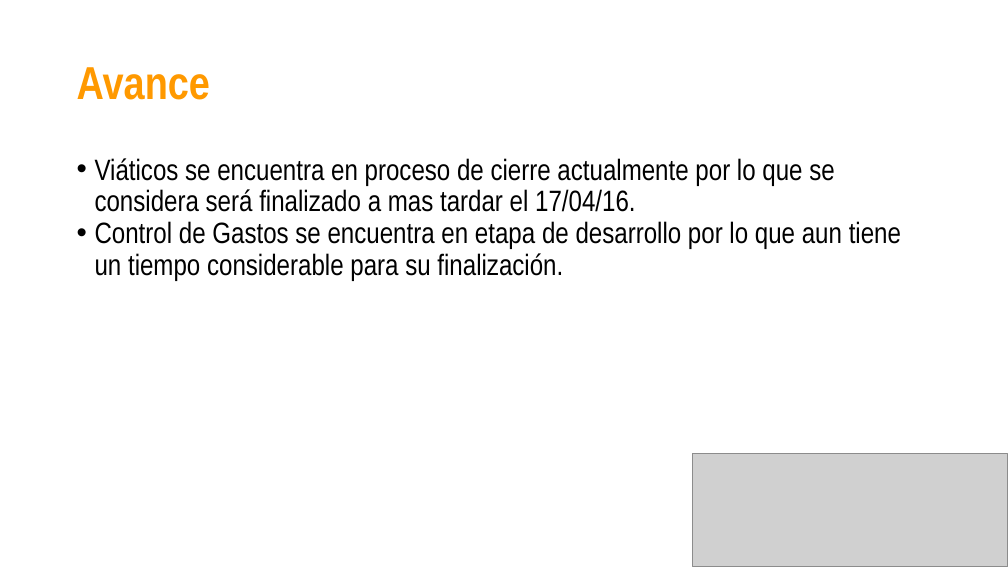
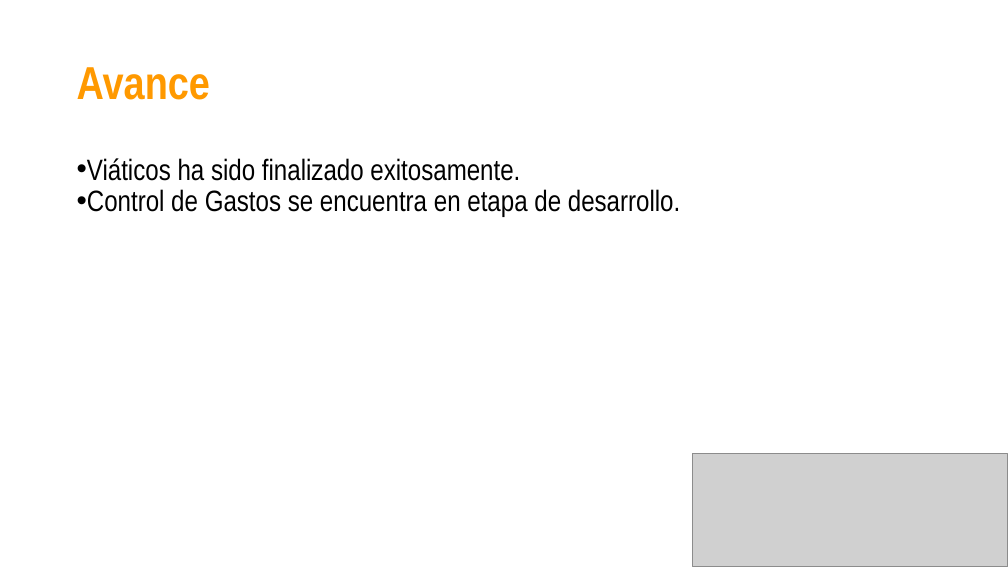
Before and after one commit to jovannyzepeda/Bisoltec, a slide deck: slide 3 of Organizacional/06. Medición y Monitoreo/2016/Bisoltec-ReporteMonitoreo.pptx. Drawn at 1008x567 pixels with LibreOffice and Linux fonts; fonts in the diff are those of the drawing; grey boxes stand for pictures. Boxes give left, top, right and bottom in pixels: in the first picture for what was removed or moved away, otherwise in the second. Text is boxed around its words. In the diff, an @@ line names an element or a change of style, - is before the commit and + after.

Commit message:
revision de documentos necesarios para la elaboración de acciones correctivas, reporte de monitoreo minuta y concentrado de metricas

```diff
--- a/Organizacional/06. Medición y Monitoreo/2016/Bisoltec-ReporteMonitoreo.pptx
+++ b/Organizacional/06. Medición y Monitoreo/2016/Bisoltec-ReporteMonitoreo.pptx
@@ text at (87,158,680,217): text changed @@
-• Viáticos se encuentra en proceso de cierre actualmente por lo que se considera será finalizado a mas tardar el 17/04/16.
-• Control de Gastos se encuentra en etapa de desarrollo por lo que aun tiene un tiempo considerable para su finalización.
+• Viáticos ha sido finalizado exitosamente.
+• Control de Gastos se encuentra en etapa de desarrollo.
```
Also in this commit, not shown: 23 other slides changed, 9 slides added, 2 slides removed, 8 other files.
